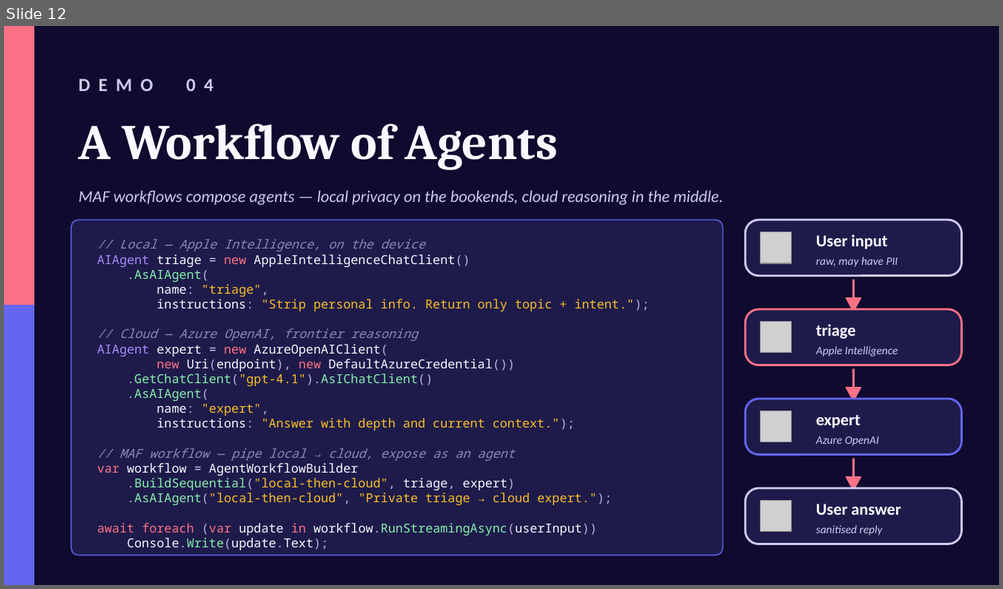
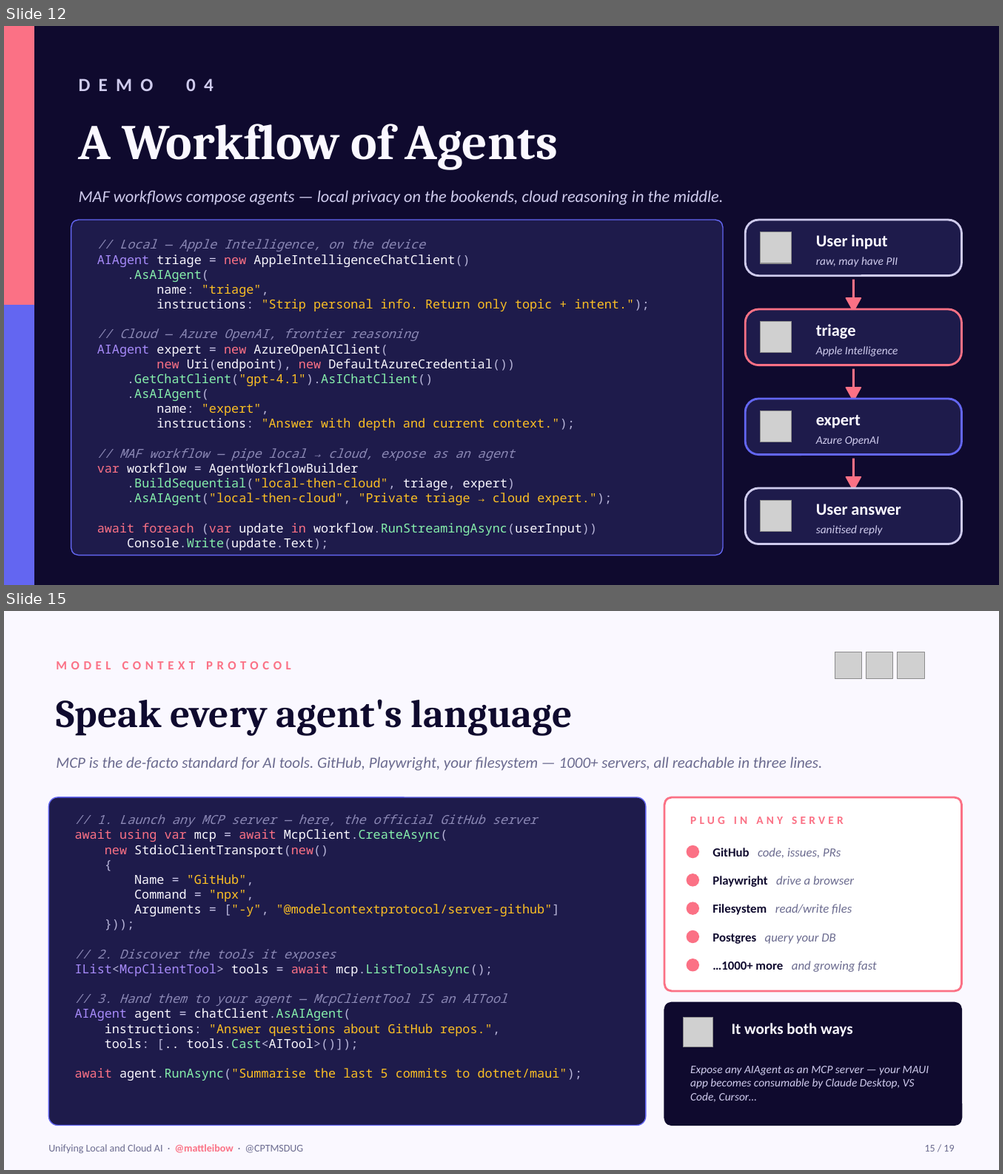
Before and after one commit to mattleibow/cptmsdug-local-cloud-agent-framework, a slide deck: slides/Unifying-Local-Cloud-AI.pptx. Shown one above the other, each under a label of ours: slide 12 before the commit, slides 12 and 15 after it; the slides between them are not shown. The pictures are 1003x589 and 1003x1174 pixels, drawn with LibreOffice and Linux fonts; fonts in the diff are those of the drawing; grey boxes stand for pictures. Boxes give left, top, right and bottom in pixels: in the first picture for what was removed or moved away, otherwise in the second. Text is boxed around its words. In the diff, an @@ line names an element or a change of style, - is before the commit and + after.

```diff
--- a/slides/Unifying-Local-Cloud-AI.pptx
+++ b/slides/Unifying-Local-Cloud-AI.pptx
@@ slide 15 added at <box>4,611,999,1170</box>, background #FAF8FF @@
@@ picture added at <box>834,652,861,679</box> @@
@@ picture added at <box>866,652,893,679</box> @@
@@ picture added at <box>897,652,924,679</box> @@
@@ text added at <box>56,661,291,669</box>, 12 pt, text #FB7185, bold @@
+MODEL CONTEXT PROTOCOL
@@ text added at <box>56,699,572,735</box>, 38 pt, text #0F0A2E, bold @@
+Speak every agent's language
@@ text added at <box>56,757,822,771</box>, 15 pt, text #6B6B8F, italic @@
+MCP is the de-facto standard for AI tools. GitHub, Playwright, your filesystem — 1000+ servers, all reachable in three lines.
@@ rounded rectangle added at <box>48,797,646,1126</box>, fill #1E1B4B, outline #6366F1 1 pt @@
@@ rounded rectangle added at <box>664,797,962,991</box>, fill #FFFFFF, outline #FB7185 2 pt @@
@@ text added at <box>75,815,582,1081</box>, 12 pt, text #8B88B5 @@
+// 1. Launch any MCP server — here, the official GitHub server
+await using var mcp = await McpClient.CreateAsync(
+new StdioClientTransport(new()
+{
+Name = "GitHub",
+Command = "npx",
+Arguments = ["-y", "@modelcontextprotocol/server-github"]
+}));
+// 2. Discover the tools it exposes
+IList<McpClientTool> tools = await mcp.ListToolsAsync();
+// 3. Hand them to your agent — McpClientTool IS an AITool
+AIAgent agent = chatClient.AsAIAgent(
+instructions: "Answer questions about GitHub repos.",
+tools: [.. tools.Cast<AITool>()]);
+await agent.RunAsync("Summarise the last 5 commits to dotnet/maui");
@@ text added at <box>690,817,843,824</box>, 11 pt, text #FB7185, bold @@
+PLUG IN ANY SERVER
@@ ellipse added at <box>687,846,699,858</box>, fill #FB7185, outline #FB7185 1 pt @@
@@ text added at <box>712,848,840,858</box>, 12 pt, text #6B6B8F, italic @@
+GitHub code, issues, PRs
@@ ellipse added at <box>687,874,699,886</box>, fill #FB7185, outline #FB7185 1 pt @@
@@ text added at <box>712,876,854,887</box>, 12 pt, text #6B6B8F, italic @@
+Playwright drive a browser
@@ ellipse added at <box>687,903,699,914</box>, fill #FB7185, outline #FB7185 1 pt @@
@@ text added at <box>712,904,851,915</box>, 12 pt, text #6B6B8F, italic @@
+Filesystem read/write files
@@ ellipse added at <box>687,931,699,943</box>, fill #FB7185, outline #FB7185 1 pt @@
@@ text added at <box>712,934,835,944</box>, 12 pt, text #6B6B8F, italic @@
+Postgres query your DB
@@ ellipse added at <box>687,960,699,971</box>, fill #FB7185, outline #FB7185 1 pt @@
@@ text added at <box>712,961,876,972</box>, 12 pt, text #6B6B8F, italic @@
+…1000+ more and growing fast
@@ rounded rectangle added at <box>664,1002,962,1126</box>, fill #0F0A2E, outline #0F0A2E 1 pt @@
@@ picture added at <box>683,1017,713,1048</box> @@
@@ text added at <box>731,1023,853,1037</box>, 15 pt, text #FAF8FF, bold @@
+It works both ways
@@ text added at <box>690,1066,928,1102</box>, 11 pt, text #CFCBED, italic @@
+Expose any AIAgent as an MCP server — your MAUI app becomes consumable by Claude Desktop, VS Code, Cursor…
@@ text added at <box>48,1145,304,1154</box>, 10 pt, text #6B6B8F @@
+Unifying Local and Cloud AI · @mattleibow · @CPTMSDUG
@@ text added at <box>925,1145,953,1152</box>, 10 pt, text #6B6B8F @@
+15 / 19
```
Also in this commit, not shown: 10 slides changed, 2 other slides added, 1 other file.
